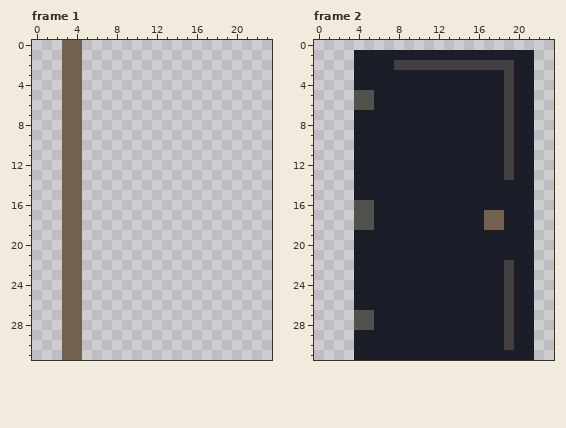
Two states of a pixel-art file, Environment/OldHouse/Door/Door.aseprite. That is the earlier state.
24x32 pixels, 2 frames. Shown: frame 1, frame 2.
Once edited:
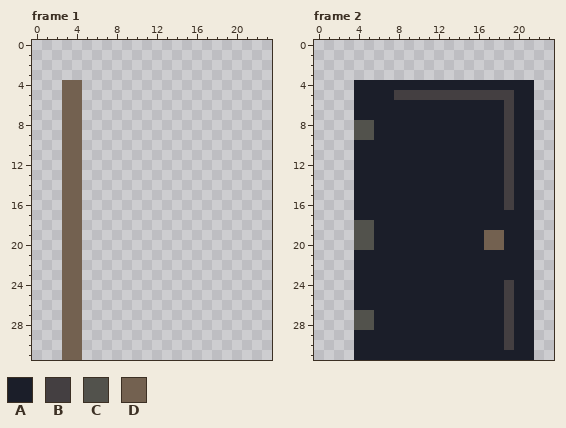
Palette (. is transparent): A #1b1e29  B #443f41  C #52524c  D #736150
Edits made:
--- frame 1
@@ x 1..6 @@
- 0 ..DD..
- 1 ..DD..
- 2 ..DD..
- 3 ..DD..
+ 0 ......
+ 1 ......
+ 2 ......
+ 3 ......
  4 ..DD..
--- frame 2
@@ x 0..23 @@
  0 ........................
- 1 ....AAAAAAAAAAAAAAAAAA..
- 2 ....AAAABBBBBBBBBBBBAA..
- 3 ....AAAAAAAAAAAAAAABAA..
- 4 ....AAAAAAAAAAAAAAABAA..
- 5 ....CCAAAAAAAAAAAAABAA..
- 6 ....CCAAAAAAAAAAAAABAA..
+ 1 ........................
+ 2 ........................
+ 3 ........................
+ 4 ....AAAAAAAAAAAAAAAAAA..
+ 5 ....AAAABBBBBBBBBBBBAA..
+ 6 ....AAAAAAAAAAAAAAABAA..
  7 ....AAAAAAAAAAAAAAABAA..
- 8 ....AAAAAAAAAAAAAAABAA..
- 9 ....AAAAAAAAAAAAAAABAA..
+ 8 ....CCAAAAAAAAAAAAABAA..
+ 9 ....CCAAAAAAAAAAAAABAA..
 10 ....AAAAAAAAAAAAAAABAA..
@@ x 0..23 @@
 13 ....AAAAAAAAAAAAAAABAA..
-14 ....AAAAAAAAAAAAAAAAAA..
-15 ....AAAAAAAAAAAAAAAAAA..
-16 ....CCAAAAAAAAAAAAAAAA..
-17 ....CCAAAAAAAAAAADDAAA..
-18 ....CCAAAAAAAAAAADDAAA..
-19 ....AAAAAAAAAAAAAAAAAA..
-20 ....AAAAAAAAAAAAAAAAAA..
+14 ....AAAAAAAAAAAAAAABAA..
+15 ....AAAAAAAAAAAAAAABAA..
+16 ....AAAAAAAAAAAAAAABAA..
+17 ....AAAAAAAAAAAAAAAAAA..
+18 ....CCAAAAAAAAAAAAAAAA..
+19 ....CCAAAAAAAAAAADDAAA..
+20 ....CCAAAAAAAAAAADDAAA..
 21 ....AAAAAAAAAAAAAAAAAA..
-22 ....AAAAAAAAAAAAAAABAA..
-23 ....AAAAAAAAAAAAAAABAA..
+22 ....AAAAAAAAAAAAAAAAAA..
+23 ....AAAAAAAAAAAAAAAAAA..
 24 ....AAAAAAAAAAAAAAABAA..
Pixel boxes of the changes (left, top, right, bottom) in both pictures:
erased: (62, 40, 82, 80)
changed: (354, 50, 534, 140)
changed: (484, 180, 514, 280)
changed: (354, 200, 374, 250)
